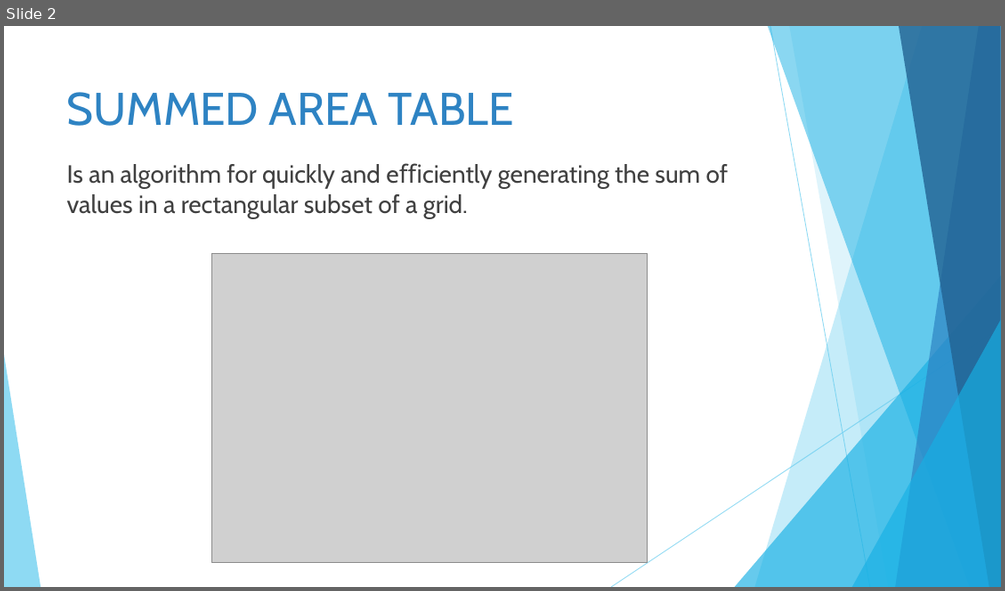
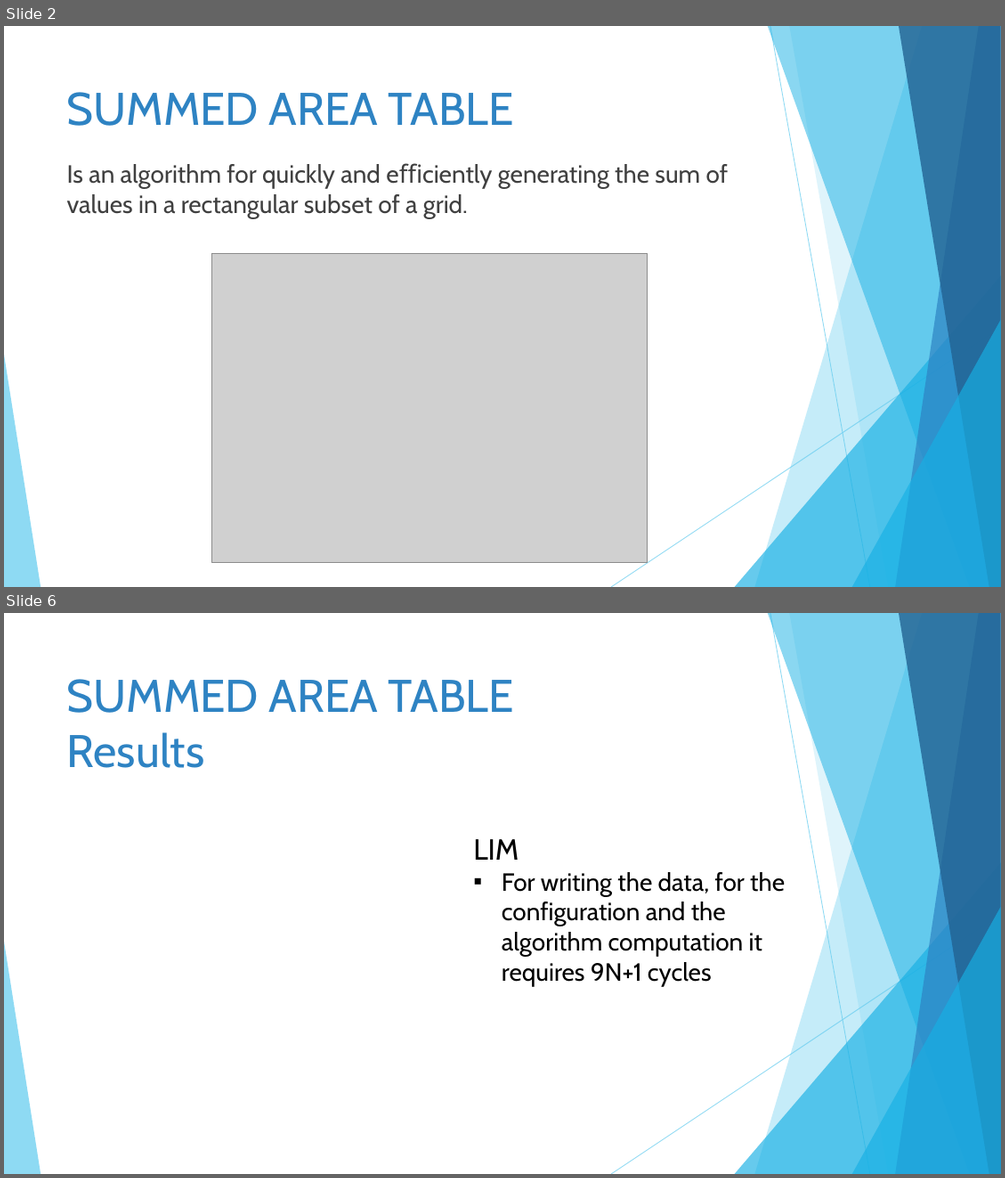
Before and after one commit to GinaJ/Algorithm_Implementations, a slide deck: power_point/Algorithms Parallelization in ASIC Design.pptx. Shown one above the other, each under a label of ours: slide 2 before the commit, slides 2 and 6 after it; the slides between them are not shown. The pictures are 1005x591 and 1005x1178 pixels, drawn with LibreOffice and Linux fonts; fonts in the diff are those of the drawing; grey boxes stand for pictures. Boxes give left, top, right and bottom in pixels: in the first picture for what was removed or moved away, otherwise in the second. Text is boxed around its words. In the diff, an @@ line names an element or a change of style, - is before the commit and + after.

```diff
--- a/power_point/Algorithms Parallelization in ASIC Design.pptx
+++ b/power_point/Algorithms Parallelization in ASIC Design.pptx
@@ slide 6 added at [4,613,1001,1174], background #FFFFFF; not listed: 10 template elements that a slide beside it also shows @@
@@ title added at [67,679,514,768], 44 pt, text #2E83C3 @@
+SUMMED AREA TABLE
+Results
@@ text added at [473,839,785,986], 24 pt, text #000000 @@
+LIM
+▪ For writing the data, for the configuration and the algorithm computation it requires 9N+1 cycles
```
Also in this commit, not shown: 5 slides changed, 11 other slides added, 3 slides removed, 14 other files.
